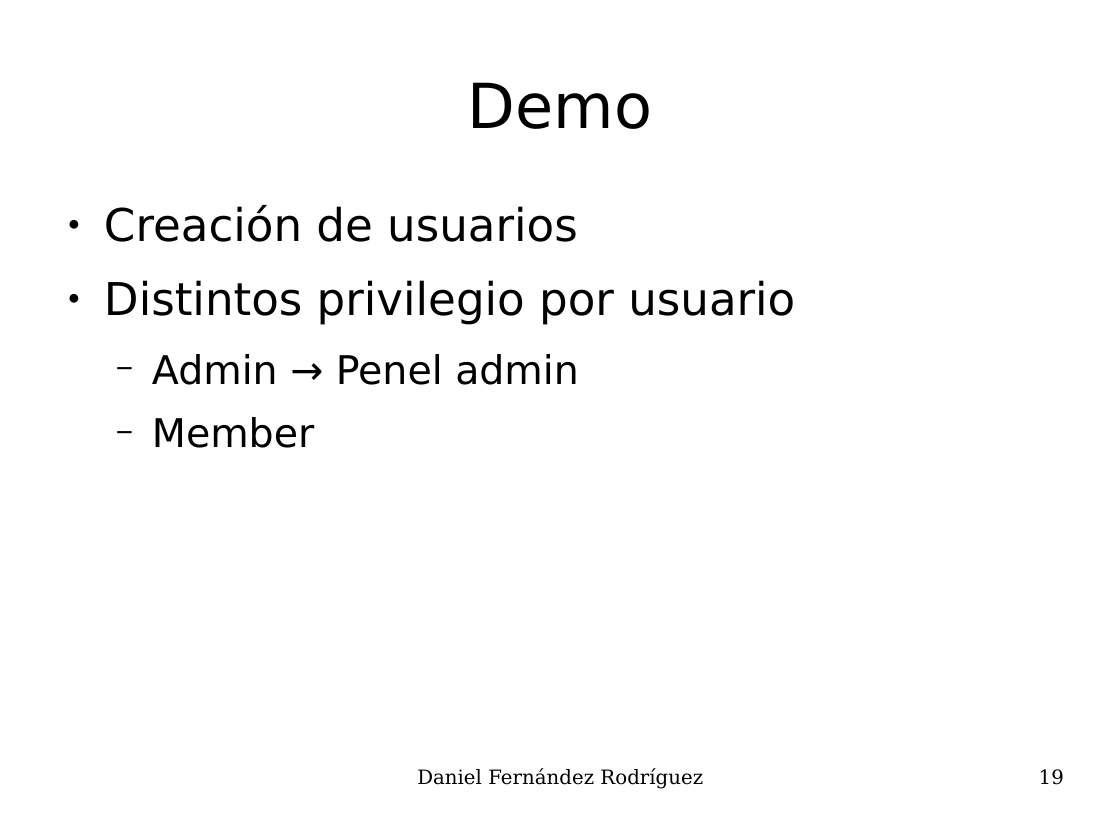
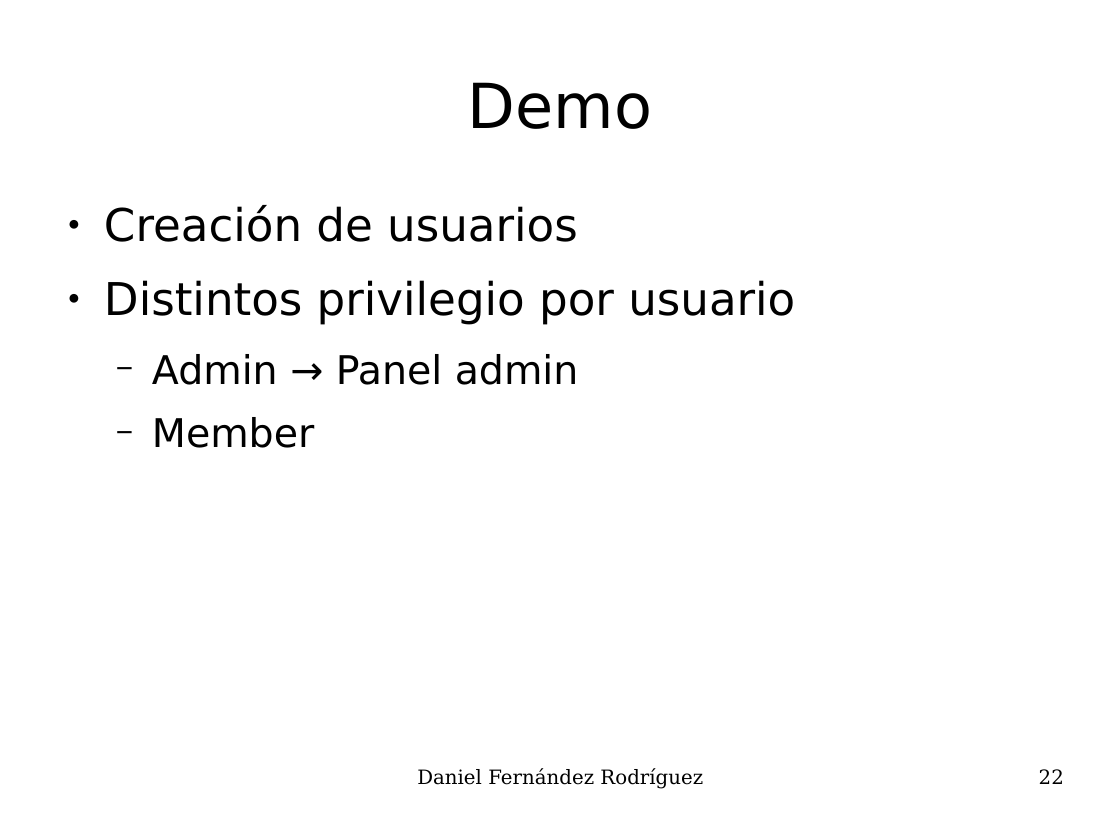
Before and after one commit to UO180222/tfg, a slide deck: slide 22 of docs/presentacion.odp (slide 19 before the commit). Drawn at 1120x840 pixels with LibreOffice and Linux fonts; fonts in the diff are those of the drawing. Boxes give left, top, right and bottom in pixels: in the first picture for what was removed or moved away, otherwise in the second. Text is boxed around its words. In the diff, an @@ line names an element or a change of style, - is before the commit and + after.

```diff
--- a/docs/presentacion.odp
+++ b/docs/presentacion.odp
@@ text at box(152, 354, 579, 385): text changed @@
-  − Admin → Penel admin
+  − Admin → Panel admin
@@ page number at box(1039, 769, 1064, 784): text changed @@
-19
+22
```
Also in this commit, not shown: 14 other slides changed, 3 slides added, 44 other files.
